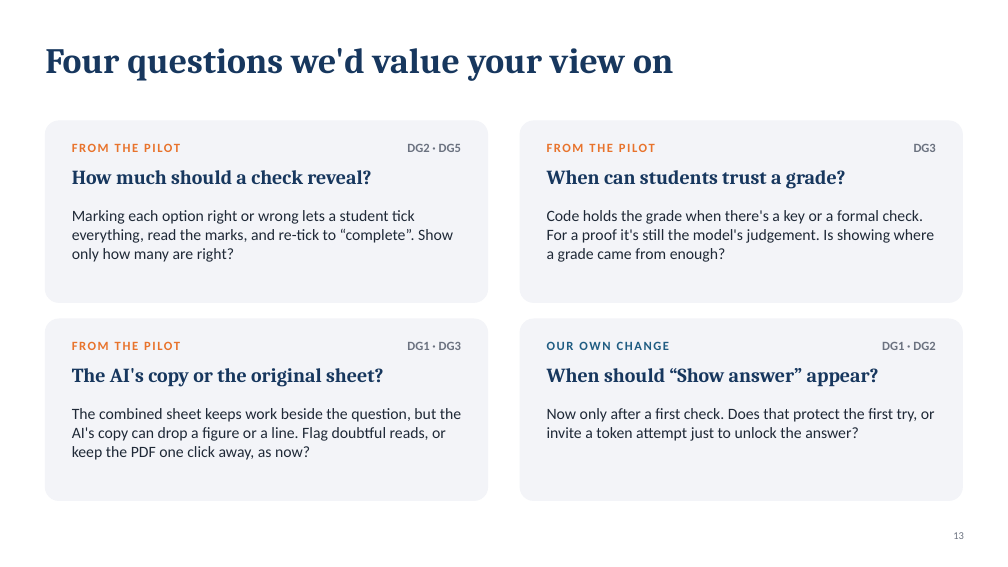
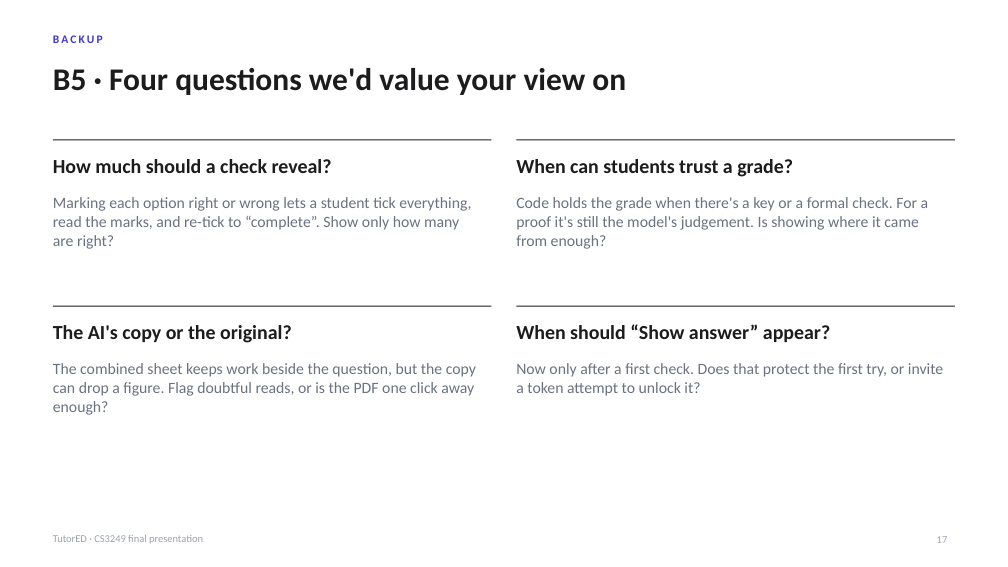
Before and after one commit to lucasisnotcool/ChatterED, a slide deck: slide 17 of docs/group/final-presentation/UserStudy_Lucas.pptx (slide 13 before the commit). Drawn at 1008x567 pixels with LibreOffice and Linux fonts; fonts in the diff are those of the drawing. Boxes give left, top, right and bottom in pixels: in the first picture for what was removed or moved away, otherwise in the second. Text is boxed around its words. In the diff, an @@ line names an element or a change of style, - is before the commit and + after.

```diff
--- a/docs/group/final-presentation/UserStudy_Lucas.pptx
+++ b/docs/group/final-presentation/UserStudy_Lucas.pptx
@@ text added at [53,35,103,43], 11 pt, text #4338CA, bold @@
+BACKUP
@@ title at [53,68,626,95]: text changed; size 34 to 30 pt; font Cambria to Calibri; text colour #17375E to #1C1C1E @@
-Four questions we'd value your view on
+B5 · Four questions we'd value your view on
@@ rounded rectangle removed at [45,121,488,302] @@
@@ line added from (53, 140) to (492, 140), #1C1C1E 1 pt @@
@@ text removed at [72,143,180,152] @@
-FROM THE PILOT
@@ text removed at [407,144,461,152] @@
-DG2 · DG5
@@ line added from (516, 140) to (955, 140), #1C1C1E 1 pt @@
@@ rounded rectangle removed at [520,121,963,302] @@
@@ text removed at [547,143,655,152] @@
-FROM THE PILOT
@@ text removed at [914,144,936,152] @@
-DG3
@@ text "How much should a check ...": place and size @@
-text "How much should a check ..." at [72,170,371,185]
+text "How much should a check ..." at [53,159,332,173]
@@ text "When can students trust a ...": place and size @@
-text "When can students trust a ..." at [547,170,846,189]
+text "When can students trust a ..." at [516,159,793,177]
@@ text "Marking each option right or ...": place and size @@
-text "Marking each option right or ..." at [72,210,453,262]
+text "Marking each option right or ..." at [53,197,471,249]
@@ text "Marking each option right or ..." at [53,197,471,249]: text colour #1F2937 to #6B7280 @@
@@ text at [516,197,929,249]: text changed; text colour #1F2937 to #6B7280 @@
-Code holds the grade when there's a key or a formal check. For a proof it's still the model's judgement. Is showing where a grade came from enough?
+Code holds the grade when there's a key or a formal check. For a proof it's still the model's judgement. Is showing where it came from enough?
@@ rounded rectangle removed at [45,319,488,501] @@
@@ text at [53,325,292,343]: text changed; font Cambria to Calibri; text colour #17375E to #1C1C1E @@
-The AI's copy or the original sheet?
+The AI's copy or the original?
@@ line added from (53, 306) to (492, 306), #1C1C1E 1 pt @@
@@ font Cambria to Calibri, text colour #17375E to #1C1C1E in 3 elements at [53,159,332,173], [516,159,793,177], [516,324,830,342] @@
@@ text "When should “Show answer” appear?": place and size @@
-text "When should “Show answer” appear?" at [547,368,879,387]
+text "When should “Show answer” appear?" at [516,324,830,342]
@@ line added from (516, 306) to (955, 306), #1C1C1E 1 pt @@
@@ rounded rectangle removed at [520,319,963,501] @@
@@ text removed at [72,341,180,350] @@
-FROM THE PILOT
@@ text removed at [407,342,461,350] @@
-DG1 · DG3
@@ text removed at [547,341,669,350] @@
-OUR OWN CHANGE
@@ text removed at [882,342,935,350] @@
-DG1 · DG2
@@ text at [53,363,476,415]: text changed; text colour #1F2937 to #6B7280 @@
-The combined sheet keeps work beside the question, but the AI's copy can drop a figure or a line. Flag doubtful reads, or keep the PDF one click away, as now?
+The combined sheet keeps work beside the question, but the copy can drop a figure. Flag doubtful reads, or is the PDF one click away enough?
@@ text at [516,363,943,396]: text changed; text colour #1F2937 to #6B7280 @@
-Now only after a first check. Does that protect the first try, or invite a token attempt just to unlock the answer?
+Now only after a first check. Does that protect the first try, or invite a token attempt to unlock it?
@@ text added at [53,535,203,544], 10 pt, text #9CA3AF @@
+TutorED · CS3249 final presentation
@@ page number added at [937,536,948,543], 10 pt, text #9CA3AF @@
+17
@@ page number removed at [953,532,964,539] @@
-13
```
Also in this commit, not shown: 2 other slides changed, 15 slides added, 16 slides removed, 1 other file.
